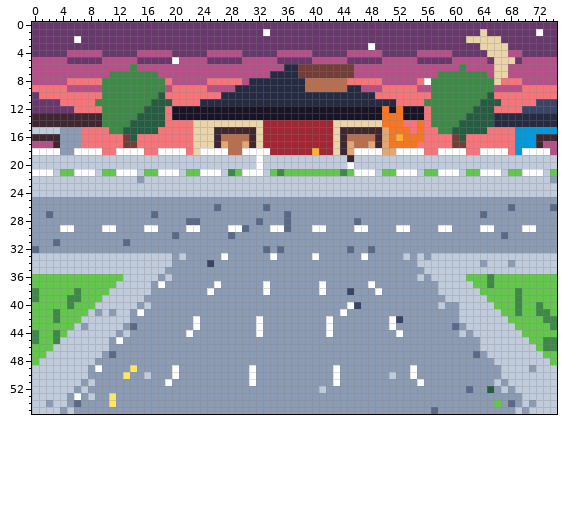
Edited in one commit: pixel-art file (art/cards/card-zone-snooze-crescent.aseprite). This is how it looked before the edit.
75x56 pixels, 1 frame.
New version:
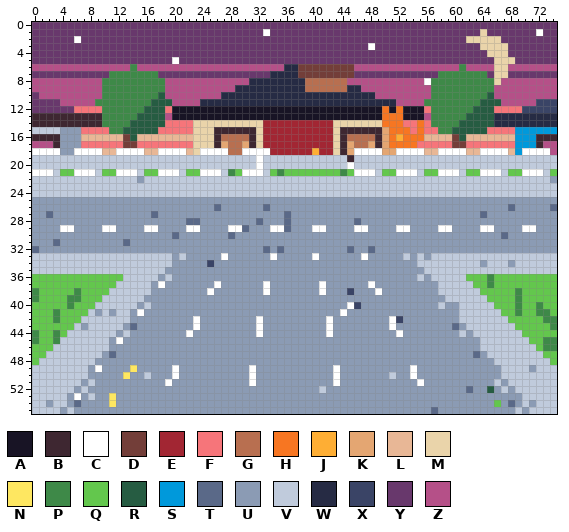
Palette (. is transparent): A #181425  B #3e2731  C #ffffff  D #733e39  E #a22633  F #f6757a  G #b86f50  H #f77622  J #feae34  K #e4a672  L #e8b796  M #ead4aa  N #fee761  P #3e8948  Q #63c74d  R #265c42  S #0099db  T #5a6988  U #8b9bb4  V #c0cbdc  W #262b44  X #3a4466  Y #68386c  Z #b55088
Change:
y 4: x 5..9 ZZZZZ -> YYYYY; x 15..19 ZZZZZ -> YYYYY; x 25..29 ZZZZZ -> YYYYY; x 35..39 ZZZZZ -> YYYYY; x 45..49 ZZZZZ -> YYYYY; x 55..59 ZZZZZ -> YYYYY; x 68..69 ZZ -> YY
y 5: x 0..4 ZZZZZ -> YYYYY; x 10..14 ZZZZZ -> YYYYY; x 21..24 ZZZZ -> YYYY; x 30..34 ZZZZZ -> YYYYY; x 40..44 ZZZZZ -> YYYYY; x 50..54 ZZZZZ -> YYYYY; x 60..64 ZZZZZ -> YYYYY; x 70..74 ZZZZZ -> YYYYY
y 7: x 0..10 ZZZZZZZZZZZ -> YYYYYYYYYYY; x 18..33 ZZZZZZZZZZZZZZZZ -> YYYYYYYYYYYYYYYY; x 46..57 ZZZZZZZZZZZZ -> YYYYYYYYYYYY; x 65 Z -> Y; x 68..74 ZZZZZZZ -> YYYYYYY
y 8: x 5..9 FFFFF -> ZZZZZ; x 19 F -> Z; x 25..29 FFFFF -> ZZZZZ; x 45..49 FFFFF -> ZZZZZ; x 55 F -> Z; x 67..69 FFF -> ZZZ
y 9: x 0..4 FFFFF -> ZZZZZ; x 20..24 FFFFF -> ZZZZZ; x 50..54 FFFFF -> ZZZZZ; x 70..74 FFFFF -> ZZZZZ
y 10: x 1..9 FFFFFFFFF -> ZZZZZZZZZ; x 19..26 FFFFFFFF -> ZZZZZZZZ; x 49..56 FFFFFFFF -> ZZZZZZZZ; x 66..74 FFFFFFFFF -> ZZZZZZZZZ
y 11: x 4..8 FFFFF -> ZZZZZ; x 20..23 FFFF -> ZZZZ; x 52..55 FFFF -> ZZZZ; x 67..71 FFFFF -> ZZZZZ
y 13: x 19 F -> Z; x 56 F -> Z
y 16: x 7..12 FFFFFF -> LLLLLL; x 15..22 FFFFFFFF -> LLLLLLLL; x 56..59 FFFF -> LLLL; x 62..68 FFFFFFF -> LLLLLLL
y 18: x 10..11 FF -> LL; x 16..17 FF -> LL; x 22 F -> L; x 56..57 FF -> LL; x 62..63 FF -> LL; x 68 F -> L
Where, in picture pixels (left, top, right, bottom), the same in both pictures:
changed: (32, 50, 557, 155)
